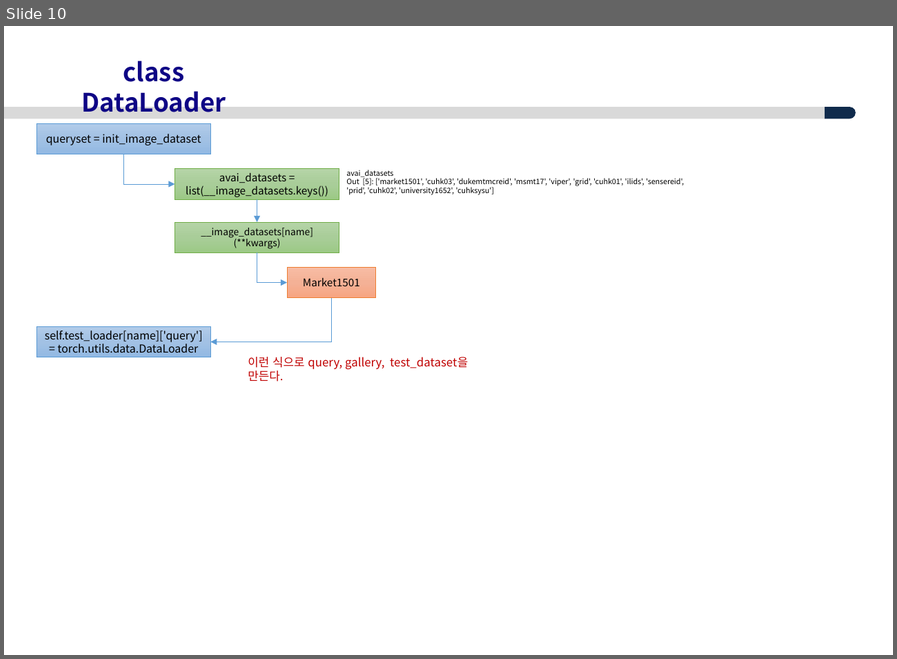
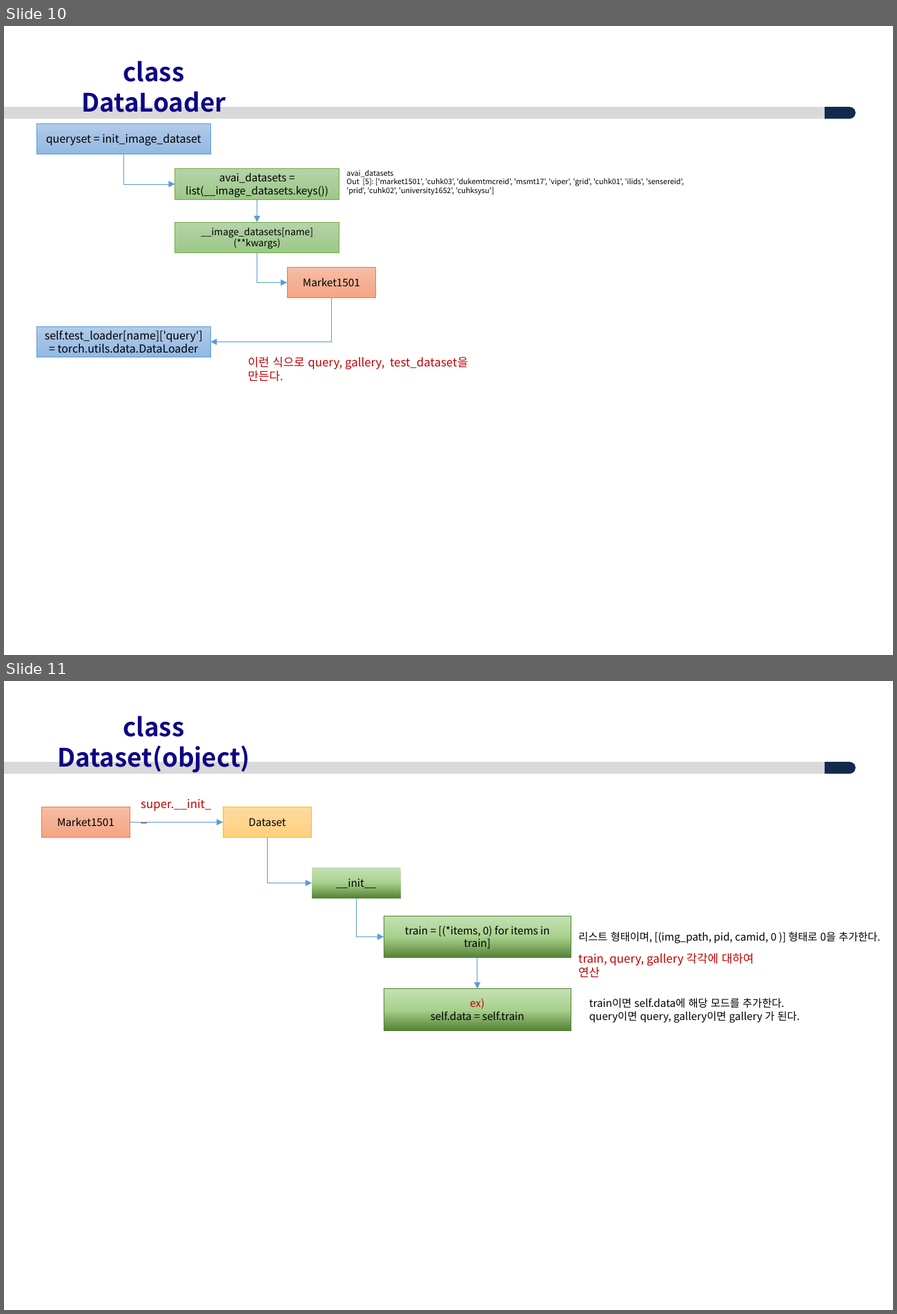
Before and after one commit to ksyoon70/deep-person-reid, a slide deck: deep-person-reid_이해.pptx. Shown one above the other, each under a label of ours: slide 10 before the commit, slides 10 and 11 after it. The pictures are 897x659 and 897x1314 pixels, drawn with LibreOffice and Linux fonts; fonts in the diff are those of the drawing; background and template pictures are left out. Boxes give left, top, right and bottom in pixels: in the first picture for what was removed or moved away, otherwise in the second. Text is boxed around its words. In the diff, an @@ line names an element or a change of style, - is before the commit and + after.

```diff
--- a/deep-person-reid_이해.pptx
+++ b/deep-person-reid_이해.pptx
@@ slide 11 added at [4,681,893,1310], background #FFFFFF; not listed: 2 template elements that a slide beside it also shows @@
@@ text added at [57,715,250,773], 24 pt, text #0E0585, bold @@
+class Dataset(object)
@@ text added at [141,799,211,811], 11 pt, text #C00000 @@
+super.__init__
@@ rectangle added at [41,807,130,838], fill gradient #F7BDA5 to #F5B196 to #F8A582, outline #ED7D31 0.5 pt, 10 pt, text #000000 @@
+Market1501
@@ arrow added from (130, 822) to (223, 822), #5B9BD5 0.5 pt @@
@@ rectangle added at [223,807,312,838], fill gradient #FFDB9E to #FFD590 to #FFD07C, outline #FFC000 0.5 pt, 10 pt, text #000000 @@
+Dataset
@@ elbow arrow added from (267, 838) to (312, 882), #5B9BD5 0.5 pt @@
@@ rectangle added at [312,867,401,898], fill gradient #C5E0B4 to #A9D18E to #548235, 10 pt, text #000000 @@
+__init__
@@ elbow arrow added from (356, 898) to (383, 936), #5B9BD5 0.5 pt @@
@@ rectangle added at [383,916,570,958], fill gradient #C5E0B4 to #A9D18E to #548235, outline #548235 0.5 pt, 10 pt, text #000000 @@
+train = [(*items, 0) for items in train]
@@ text added at [578,931,880,943], 10 pt, text #000000 @@
+리스트 형태이며, [(img_path, pid, camid, 0 )] 형태로 0을 추가한다.
@@ arrow added from (477, 958) to (477, 988), #5B9BD5 0.5 pt @@
@@ text added at [578,953,754,977], 11 pt, text #C00000 @@
+train, query, gallery 각각에 대하여 연산
@@ rectangle added at [383,988,570,1030], fill gradient #C5E0B4 to #A9D18E to #548235, outline #548235 0.5 pt, 10 pt, text #000000 @@
+ex)
+self.data = self.train
@@ text added at [589,998,800,1023], 10 pt, text #000000 @@
+train이면 self.data에 해당 모드를 추가한다.
+query이면 query, gallery이면 gallery 가 된다.
```
Also in this commit, not shown: 11 slides changed, 9 other slides added, 2 other files.
